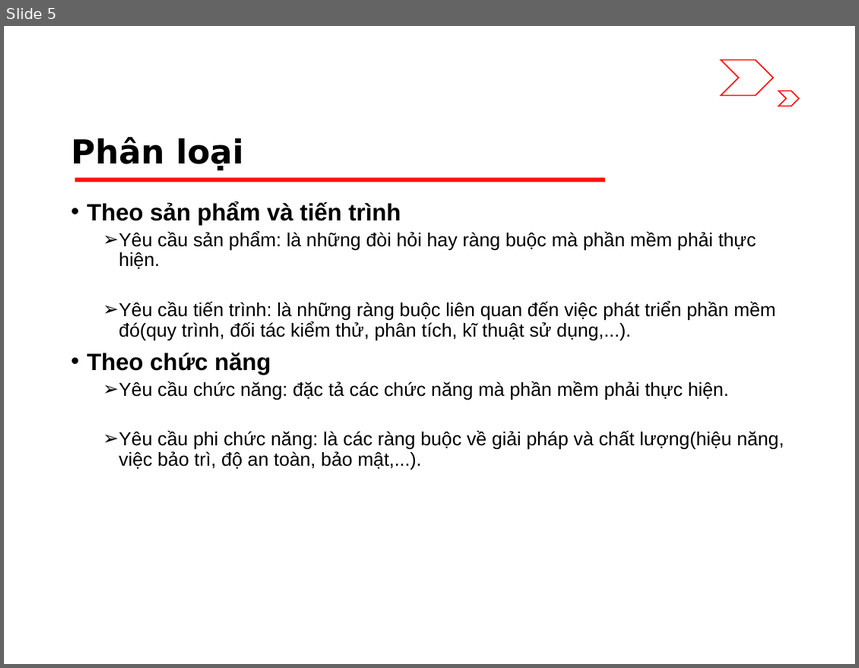
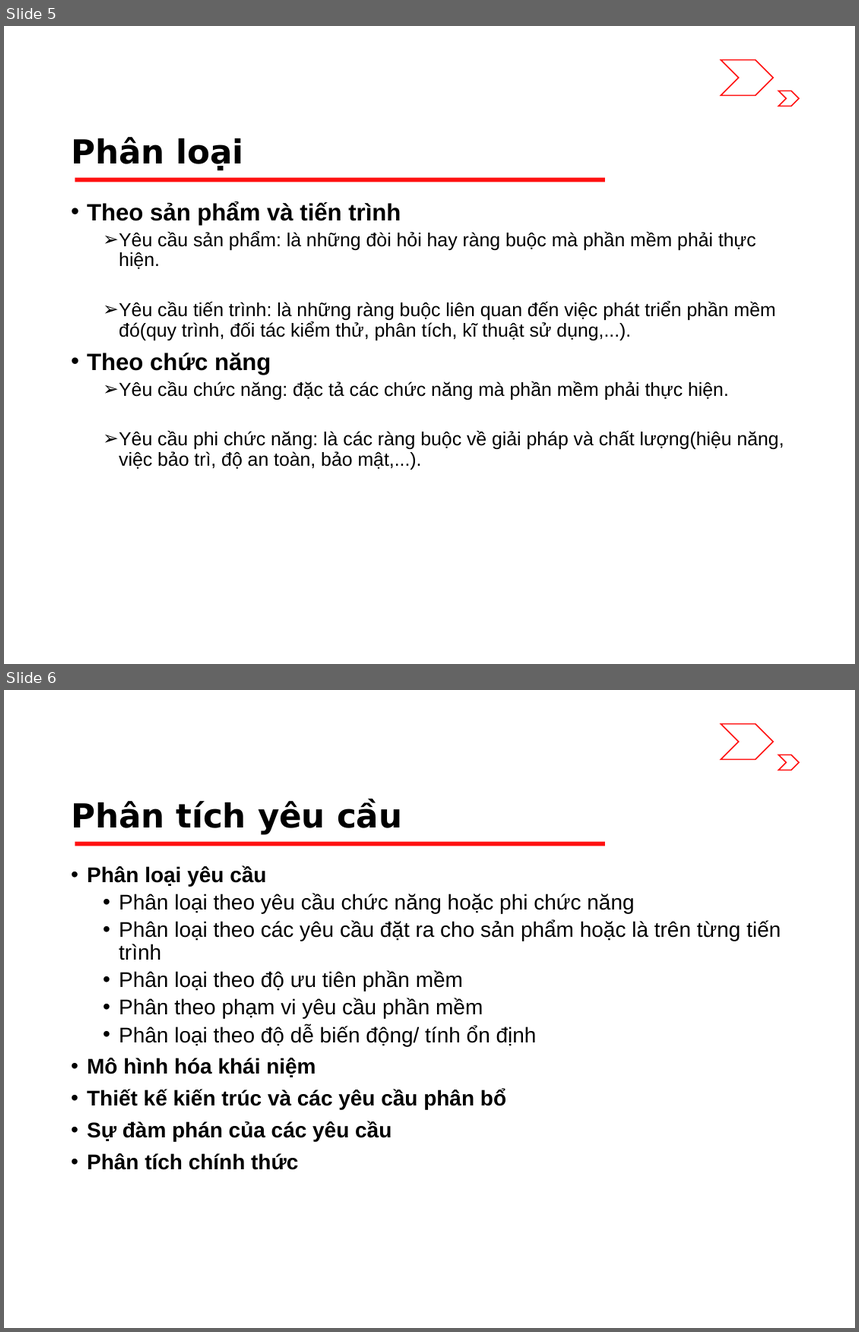
Before and after one commit to riverspart/uet-adv-sw-engineering, a slide deck: slide/dev/chapter_1/slide.pptx. Shown one above the other, each under a label of ours: slide 5 before the commit, slides 5 and 6 after it. The pictures are 859x668 and 859x1332 pixels, drawn with LibreOffice and Linux fonts; fonts in the diff are those of the drawing. Boxes give left, top, right and bottom in pixels: in the first picture for what was removed or moved away, otherwise in the second. Text is boxed around its words. In the diff, an @@ line names an element or a change of style, - is before the commit and + after.

```diff
--- a/slide/dev/chapter_1/slide.pptx
+++ b/slide/dev/chapter_1/slide.pptx
@@ slide 6 added at [4, 690, 855, 1328], background #FFFFFF; not listed: 3 template elements that a slide beside it also shows @@
@@ title added at [71, 801, 402, 835], 28 pt, text #000000, bold @@
+Phân tích yêu cầu
@@ text added at [87, 866, 781, 1170], 18 pt, text #000000 @@
+• Phân loại yêu cầu
+  • Phân loại theo yêu cầu chức năng hoặc phi chức năng
+  • Phân loại theo các yêu cầu đặt ra cho sản phẩm hoặc là trên từng tiến trình
+  • Phân loại theo độ ưu tiên phần mềm
+  • Phân theo phạm vi yêu cầu phần mềm
+  • Phân loại theo độ dễ biến động/ tính ổn định
+• Mô hình hóa khái niệm
+• Thiết kế kiến trúc và các yêu cầu phân bổ
+• Sự đàm phán của các yêu cầu
+• Phân tích chính thức
```
Also in this commit, not shown: 2 other slides added.
